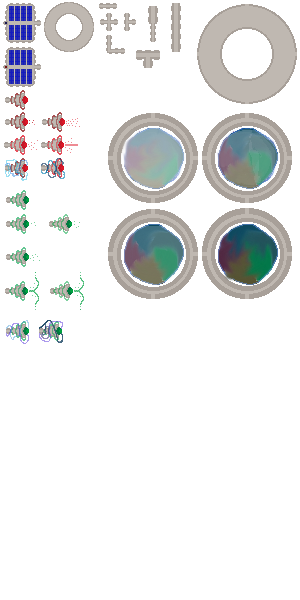
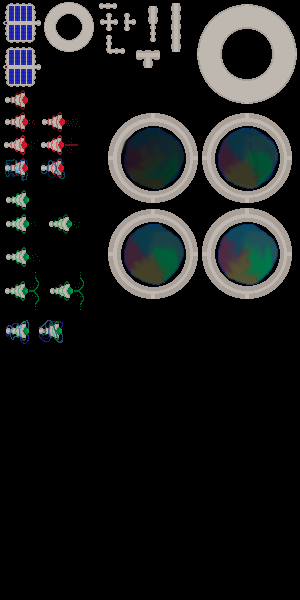
Revision of a layered w=300, h=600 image; what changed, layer by layer:
painted on "Layer 17" over [133, 128, 258, 284]
showed "Layer 1" over [0, 0, 300, 600]
